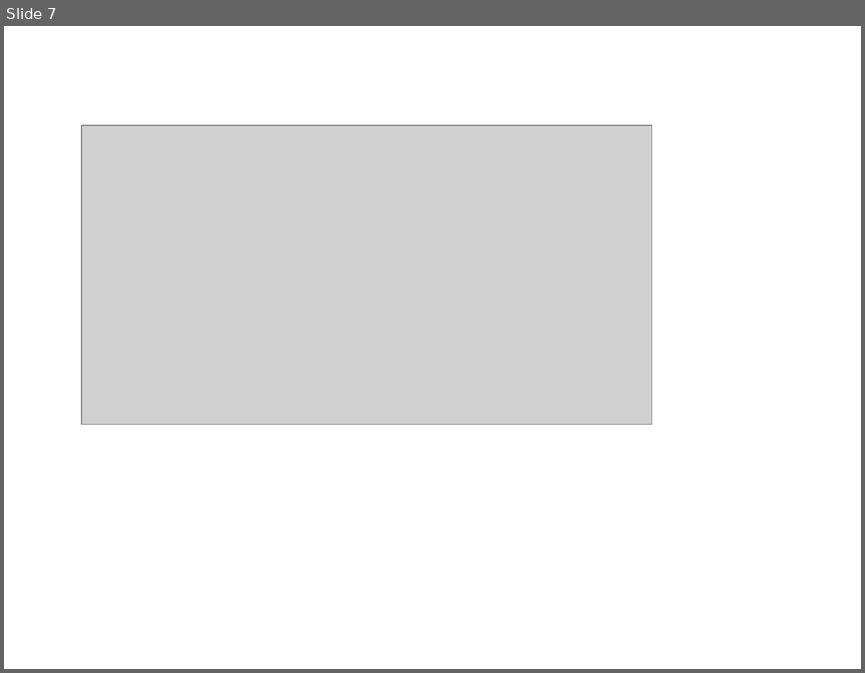
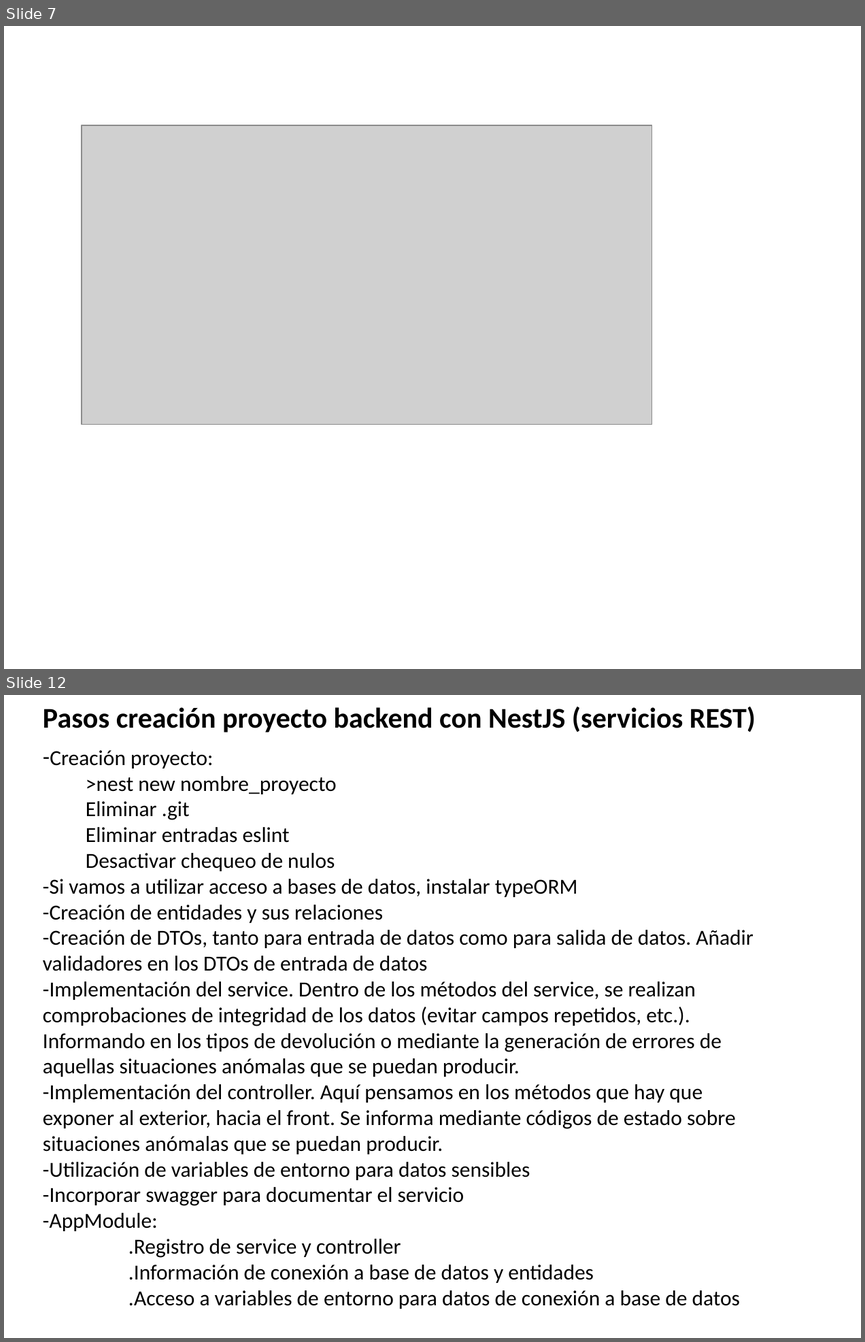
Before and after one commit to AinhoaAlonso/nestjs2025, a slide deck: pizarra.pptx. Shown one above the other, each under a label of ours: slide 7 before the commit, slides 7 and 12 after it; the slides between them are not shown. The pictures are 865x673 and 865x1342 pixels, drawn with LibreOffice and Linux fonts; fonts in the diff are those of the drawing; grey boxes stand for pictures. Boxes give left, top, right and bottom in pixels: in the first picture for what was removed or moved away, otherwise in the second. Text is boxed around its words. In the diff, an @@ line names an element or a change of style, - is before the commit and + after.

Commit message:
Nuevos ejercicios y servicio contra servicio

```diff
--- a/pizarra.pptx
+++ b/pizarra.pptx
@@ slide 12 added at (x1=4, y1=695, x2=861, y2=1338), background #FFFFFF @@
@@ text added at (x1=43, y1=707, x2=755, y2=732), 24 pt, text #000000, bold @@
+Pasos creación proyecto backend con NestJS (servicios REST)
@@ text added at (x1=43, y1=750, x2=753, y2=1308), 18 pt, text #000000 @@
+– Creación proyecto:
+  >nest new nombre_proyecto
+  Eliminar .git
+  Eliminar entradas eslint
+  Desactivar chequeo de nulos
+-Si vamos a utilizar acceso a bases de datos, instalar typeORM
+-Creación de entidades y sus relaciones
+-Creación de DTOs, tanto para entrada de datos como para salida de datos. Añadir validadores en los DTOs de entrada de datos
+-Implementación del service. Dentro de los métodos del service, se realizan comprobaciones de integridad de los datos (evitar campos repetidos, etc.). Informando en los tipos de devolución o mediante la generación de errores de aquellas situaciones anómalas que se puedan producir.
+-Implementación del controller. Aquí pensamos en los métodos que hay que exponer al exterior, hacia el front. Se informa mediante códigos de estado sobre situaciones anómalas que se puedan producir.
+-Utilización de variables de entorno para datos sensibles
+-Incorporar swagger para documentar el servicio
+-AppModule:
+.Registro de service y controller
+.Información de conexión a base de datos y entidades
+.Acceso a variables de entorno para datos de conexión a base de datos
```
Also in this commit, not shown: 4 other slides added, 42 other files.
